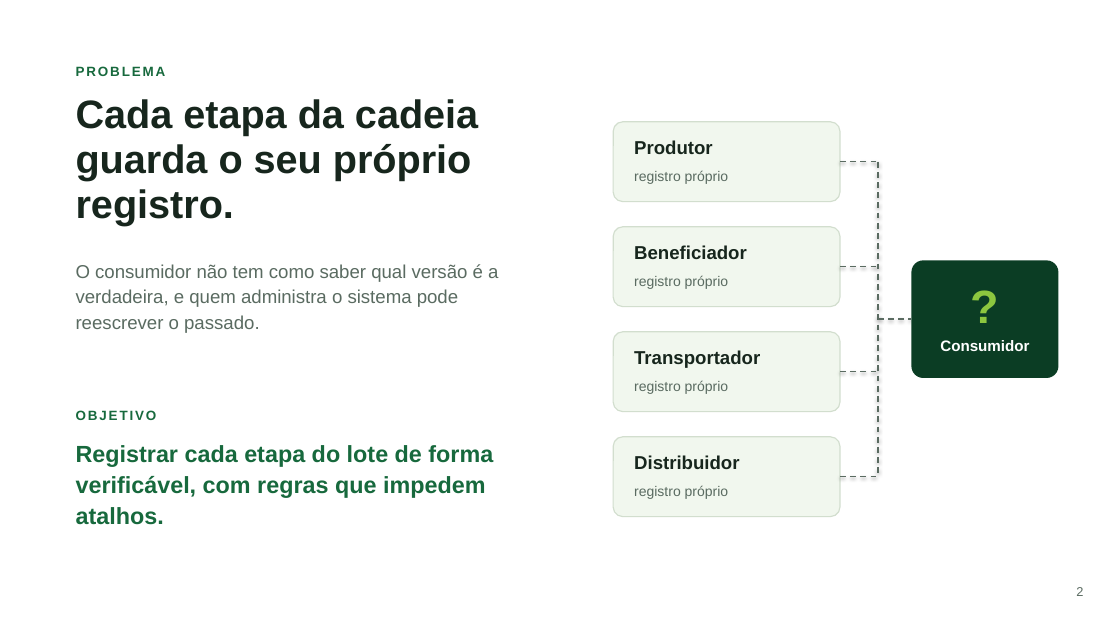
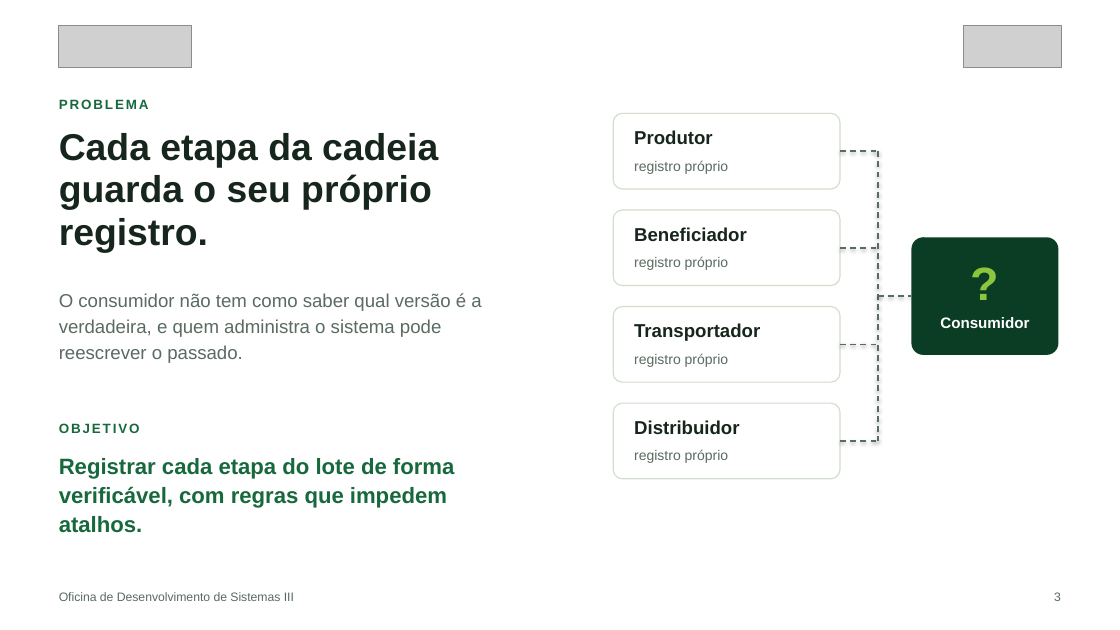
Before and after one commit to JulianaBallin/EcoOrigem, a slide deck: slide 3 of docs/slides/apresentacao-ecoorigem.pptx (slide 2 before the commit). Drawn at 1120x630 pixels with LibreOffice and Linux fonts; fonts in the diff are those of the drawing; grey boxes stand for pictures; background and template pictures are left out. Boxes give left, top, right and bottom in pixels: in the first picture for what was removed or moved away, otherwise in the second. Text is boxed around its words. In the diff, an @@ line names an element or a change of style, - is before the commit and + after.

Commit message:
feat(slides): rebuild the presentation with context, data and solution flow
Adds soft gradient backgrounds, header with both logos, footer with course
and page, a forest watermark cover, official IBGE figures, real product photos
and four bonus slides about the extra deliverables.

```diff
--- a/docs/slides/apresentacao-ecoorigem.pptx
+++ b/docs/slides/apresentacao-ecoorigem.pptx
@@ picture added at (x1=59, y1=25, x2=192, y2=67) @@
@@ picture added at (x1=963, y1=25, x2=1061, y2=67) @@
@@ text "PROBLEMA" moved from (x1=76, y1=66, x2=166, y2=76) to (x1=59, y1=99, x2=149, y2=109) @@
@@ rounded rectangle resized from (x1=613, y1=122, x2=840, y2=202) to (x1=613, y1=113, x2=840, y2=189) @@
@@ text "Cada etapa da cadeia guarda ..." moved from (x1=76, y1=99, x2=478, y2=226) to (x1=59, y1=133, x2=438, y2=252) @@
@@ text "Cada etapa da cadeia guarda ..." at (x1=59, y1=133, x2=438, y2=252): size 34 to 32 pt @@
@@ 2 texts, 1 line moved together from (x1=634, y1=140, x2=878, y2=184) to (x1=634, y1=130, x2=878, y2=174) @@
@@ line moved from (878, 161) - (878, 476) to (878, 151) - (878, 441) @@
@@ rounded rectangle resized from (x1=613, y1=227, x2=840, y2=307) to (x1=613, y1=210, x2=840, y2=286) @@
@@ 2 texts, 1 line, 1 rounded rectangle moved together from (x1=634, y1=245, x2=1059, y2=378) to (x1=634, y1=227, x2=1059, y2=355) @@
@@ text "O consumidor não tem como ..." moved from (x1=76, y1=264, x2=498, y2=333) to (x1=59, y1=293, x2=481, y2=363) @@
@@ rounded rectangle resized from (x1=613, y1=332, x2=840, y2=412) to (x1=613, y1=307, x2=840, y2=382) @@
@@ text "registro próprio" moved from (x1=634, y1=381, x2=729, y2=394) to (x1=634, y1=353, x2=729, y2=367) @@
@@ 3 texts, 2 lines moved together from (x1=634, y1=273, x2=1059, y2=371) to (x1=634, y1=250, x2=1059, y2=344) @@
@@ fill #F1F7EE to #FFFFFF in 4 elements at (x1=613, y1=113, x2=840, y2=189), (x1=613, y1=210, x2=840, y2=286), (x1=613, y1=307, x2=840, y2=382), (x1=613, y1=403, x2=840, y2=479) @@
@@ rounded rectangle resized from (x1=613, y1=437, x2=840, y2=517) to (x1=613, y1=403, x2=840, y2=479) @@
@@ text "OBJETIVO" moved from (x1=76, y1=410, x2=157, y2=420) to (x1=59, y1=423, x2=140, y2=433) @@
@@ 2 texts, 1 line moved together from (x1=634, y1=455, x2=878, y2=499) to (x1=634, y1=420, x2=878, y2=463) @@
@@ text "Registrar cada etapa do lote ..." moved from (x1=76, y1=445, x2=493, y2=525) to (x1=59, y1=458, x2=454, y2=533) @@
@@ text "Registrar cada etapa do lote ..." at (x1=59, y1=458, x2=454, y2=533): size 20 to 19 pt @@
@@ text added at (x1=59, y1=592, x2=294, y2=601), 10.5 pt, text #5A6B61 @@
+Oficina de Desenvolvimento de Sistemas III
@@ text added at (x1=1054, y1=592, x2=1061, y2=601), 10.5 pt, text #5A6B61 @@
+3
@@ text removed at (x1=1076, y1=587, x2=1083, y2=596) @@
-2
```
Also in this commit, not shown: 5 other slides changed, 8 slides added, 2 slides removed, 22 other files.
